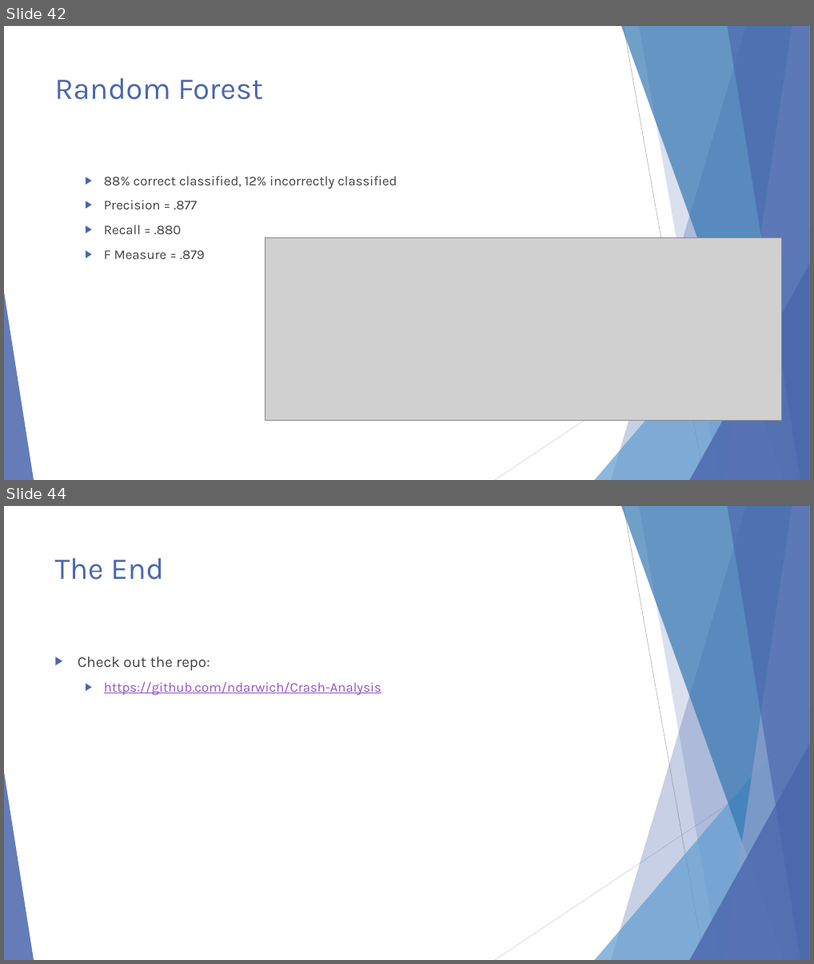
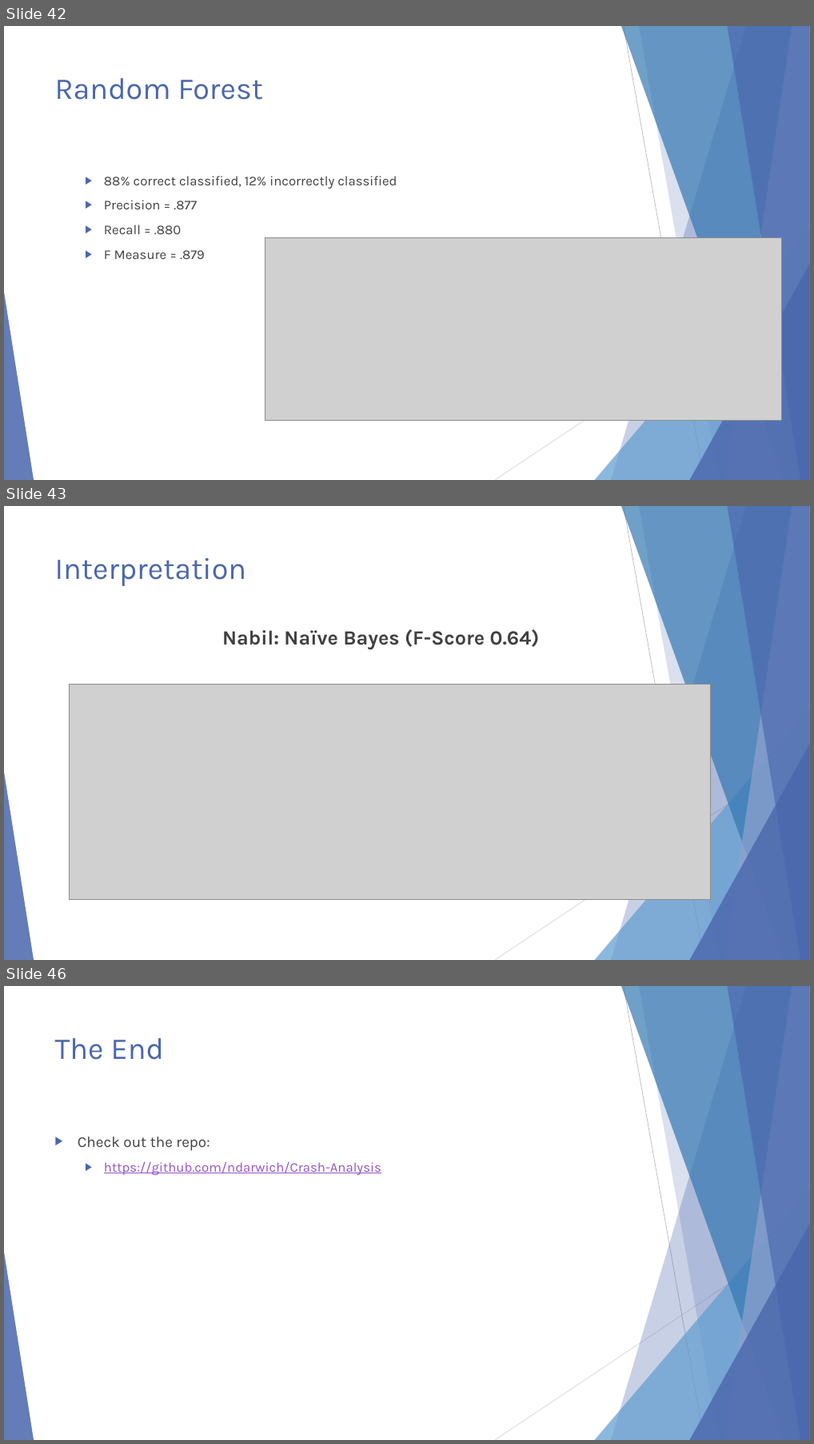
Before and after one commit to ndarwich/Crash-Analysis, a slide deck: Slides/An Investigation.pptx. Shown one above the other, each under a label of ours: slides 42 and 44 before the commit, slides 42, 43 and 46 after it; the slides between them are not shown. The pictures are 814x964 and 814x1444 pixels, drawn with LibreOffice and Linux fonts; fonts in the diff are those of the drawing; grey boxes stand for pictures. Boxes give left, top, right and bottom in pixels: in the first picture for what was removed or moved away, otherwise in the second. Text is boxed around its words. In the diff, an @@ line names an element or a change of style, - is before the commit and + after.

```diff
--- a/Slides/An Investigation.pptx
+++ b/Slides/An Investigation.pptx
@@ slide 43 added at bbox=[4, 506, 810, 960], background #FFFFFF; not listed: 10 template elements that a slide beside it also shows @@
@@ title added at bbox=[55, 558, 247, 586], 36 pt, text #4A66AC @@
+Interpretation
@@ text added at bbox=[222, 629, 540, 650], 24 pt, text #404040, bold @@
+Nabil: Naïve Bayes (F-Score 0.64)
@@ picture added at bbox=[70, 684, 710, 900] @@
@@ what was slide 44 is now slide 46 @@
```
Also in this commit, not shown: 4 slides changed, 1 other slide added.
